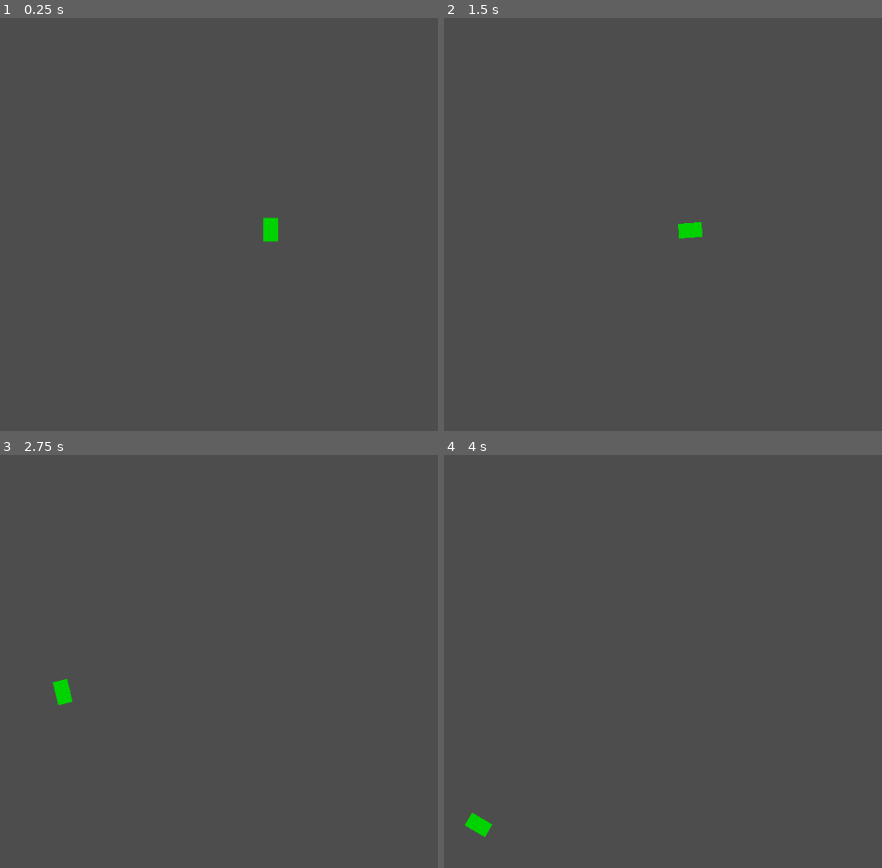
Above: before the commit, frames 1-4 (two rows, left to right).
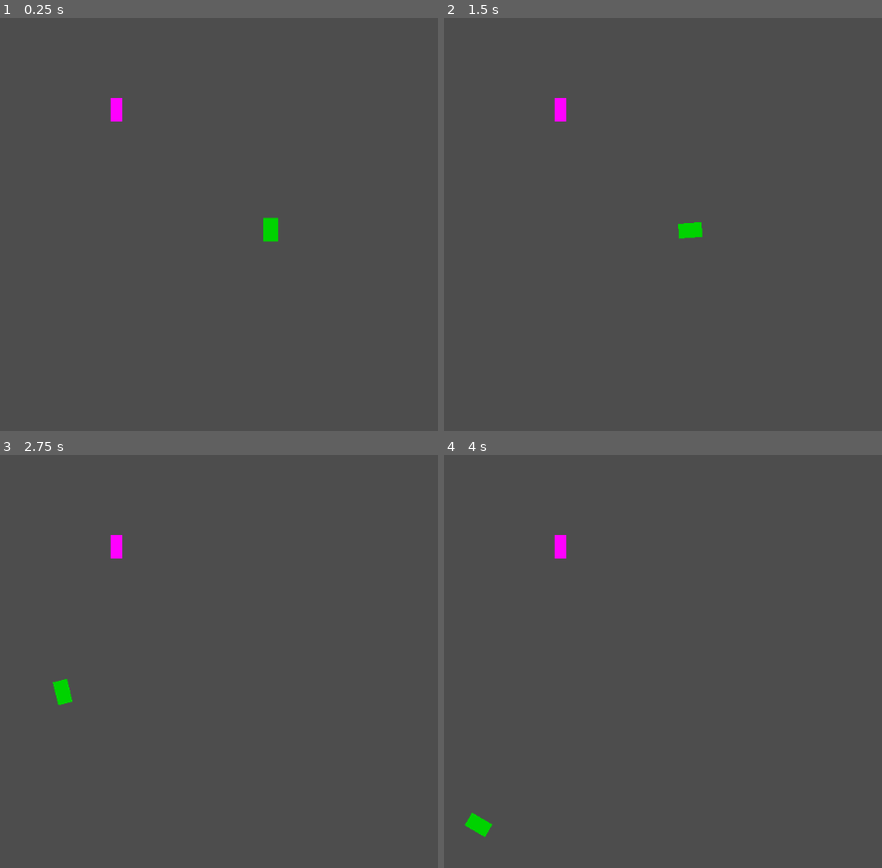
Above: after the commit, the same moments.

Repository: AndrewJDGalga/godot-simpleshooter
Game: Godot game, scene res://lv/test_space.tscn
Two runs of this game, one before a commit and one after it. Both use one fixed random seed, a clock stepped at 60 frames per second and the inputs below.
Inputs:
- Up to frame 1 (0.25 s): no input
- Up to frame 2 (1.5 s): tap Enter at 0.5 s; hold D (right) 0.53-1.28 s; tap Space (fire_laser) at 0.6, 1.25, 1.35 s; hold Down (down) from 1.28 s (still down)
- Up to frame 3 (2.75 s): release Down (down) at 2.03 s; hold D (right) from 2.03 s (still down); tap Space (fire_laser) at 2.1 s
- Up to frame 4 (4 s): release D (right) at 2.78 s; hold W (up) 2.78-3.53 s; tap Space (fire_laser) at 2.85, 3.6 s; hold A (left) from 3.53 s (still down)

The runs differ from the first frame. In frame 1, 0.2% of the frame differs, in the area x 25-28%, y 19-26%; in frame 2, 0.2%; in frame 3, 0.2%; in frame 4, 0.2%.

Commit message:
added script to enemy and laser.

Diff:
--- /dev/null
+++ b/entity/unshielded_enemy.gd
@@ -0,0 +1 @@
+extends "res://entity/entityScripts/entity.gd"
--- a/entity/unshielded_enemy.tscn
+++ b/entity/unshielded_enemy.tscn
@@ -1,9 +1,13 @@
-[gd_scene load_steps=2 format=3 uid="uid://bf16kwxxdovue"]
+[gd_scene load_steps=4 format=3 uid="uid://bf16kwxxdovue"]
+
+[ext_resource type="Script" path="res://entity/unshielded_enemy.gd" id="1_3diaf"]
+[ext_resource type="PackedScene" uid="uid://capg22fvoej3b" path="res://weapons/laser.tscn" id="2_xbucv"]
 
 [sub_resource type="RectangleShape2D" id="RectangleShape2D_gcj3t"]
 size = Vector2(16, 32)
 
 [node name="UnshieldedEnemy" type="CharacterBody2D"]
+script = ExtResource("1_3diaf")
 
 [node name="CollisionShape2D" type="CollisionShape2D" parent="."]
 shape = SubResource("RectangleShape2D_gcj3t")
@@ -14,3 +18,6 @@
 offset_right = 8.0
 offset_bottom = 16.0
 color = Color(1, 0, 1, 1)
+
+[node name="Laser" parent="." instance=ExtResource("2_xbucv")]
+position = Vector2(0, -16)
--- a/lv/test_space.tscn
+++ b/lv/test_space.tscn
@@ -1,7 +1,8 @@
-[gd_scene load_steps=3 format=3 uid="uid://biu52s1a0e6vg"]
+[gd_scene load_steps=4 format=3 uid="uid://biu52s1a0e6vg"]
 
 [ext_resource type="PackedScene" uid="uid://dwt3hob104uk4" path="res://entity/player_space.tscn" id="1_gugsu"]
 [ext_resource type="Script" path="res://lv/test_space.gd" id="1_qqodf"]
+[ext_resource type="PackedScene" uid="uid://bf16kwxxdovue" path="res://entity/unshielded_enemy.tscn" id="3_0sjr2"]
 
 [node name="TestSpace" type="Node2D"]
 script = ExtResource("1_qqodf")
@@ -15,3 +16,6 @@
 
 [node name="summon_timer" type="Timer" parent="."]
 one_shot = true
+
+[node name="UnshieldedEnemy" parent="." instance=ExtResource("3_0sjr2")]
+position = Vector2(-210, -163)
